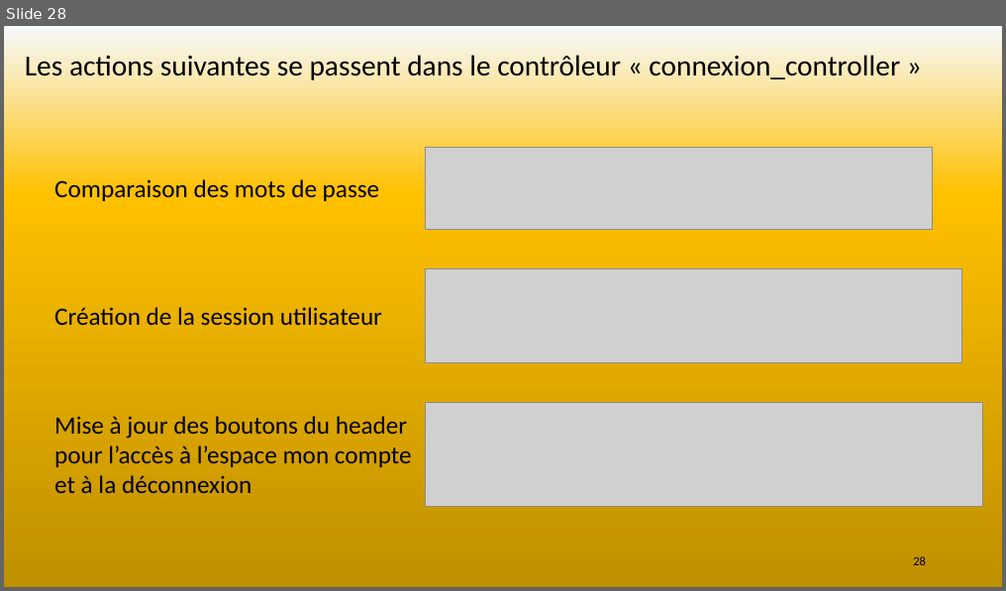
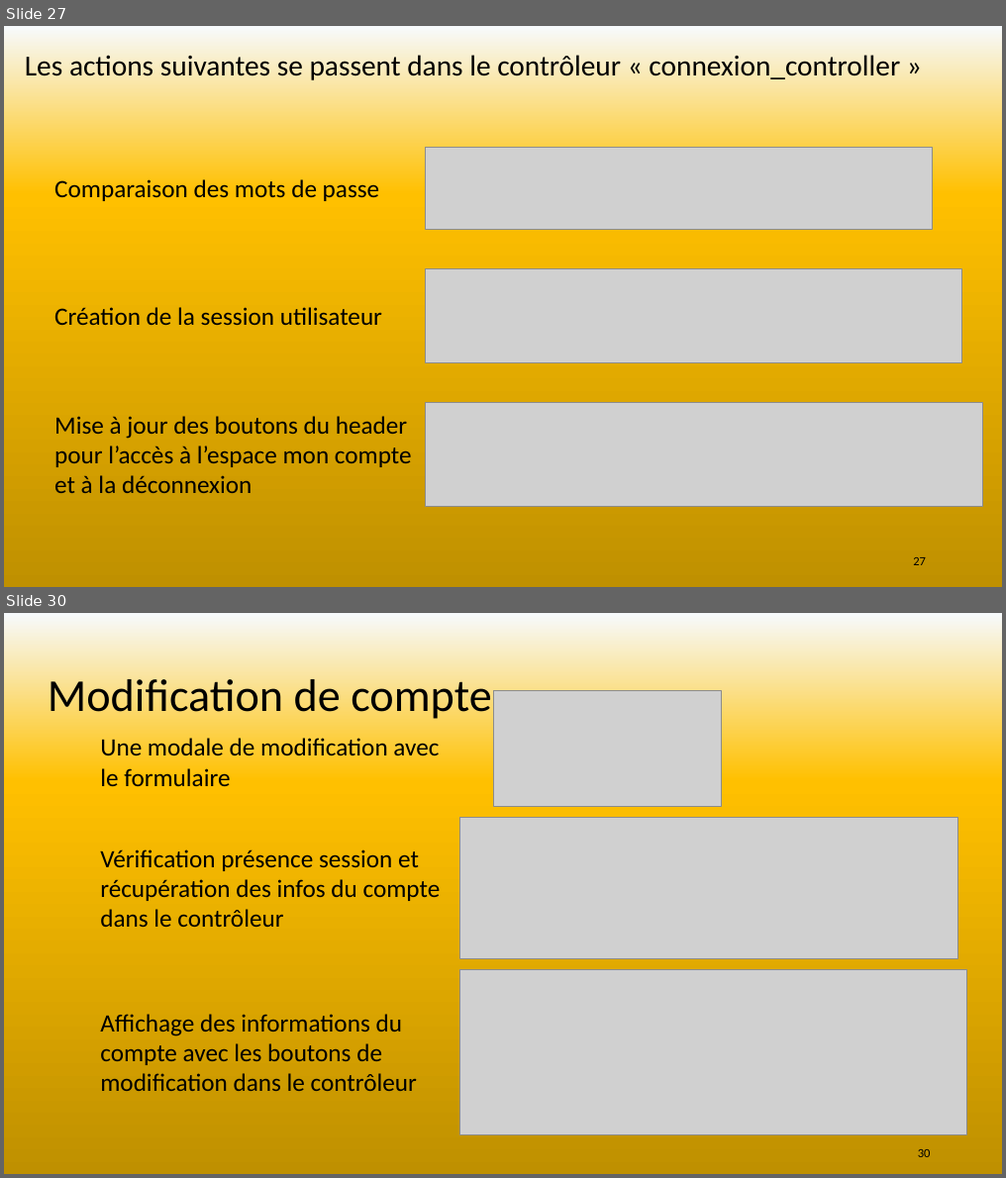
Before and after one commit to SebLeyr/Rotten_potatoes, a slide deck: Conception/Rotten potatoes.pptx. Shown one above the other, each under a label of ours: slide 28 before the commit, slides 27 and 30 after it; the slides between them are not shown. The pictures are 1006x591 and 1006x1178 pixels, drawn with LibreOffice and Linux fonts; fonts in the diff are those of the drawing; grey boxes stand for pictures. Boxes give left, top, right and bottom in pixels: in the first picture for what was removed or moved away, otherwise in the second. Text is boxed around its words. In the diff, an @@ line names an element or a change of style, - is before the commit and + after.

```diff
--- a/Conception/Rotten potatoes.pptx
+++ b/Conception/Rotten potatoes.pptx
@@ slide 30 added at (4,613,1002,1174), background gradient #F7FAFD to #FFC000 to #BF9000 to #FFFFFF @@
@@ title added at (48,673,491,719), 44 pt, text #000000 @@
+Modification de compte
@@ picture added at (494,691,722,807) @@
@@ text added at (100,738,439,786), 24 pt, text #000000 @@
+Une modale de modification avec le formulaire
@@ picture added at (460,817,957,959) @@
@@ text added at (100,850,441,927), 24 pt, text #000000 @@
+Vérification présence session et récupération des infos du compte dans le contrôleur
@@ picture added at (460,970,966,1136) @@
@@ text added at (100,1014,417,1091), 24 pt, text #000000 @@
+Affichage des informations du compte avec les boutons de modification dans le contrôleur
@@ page number added at (918,1150,931,1157), 12 pt, text #000000 @@
+30
@@ what was slide 28 is now slide 27 @@
@@ page number at (913,558,926,566): text changed @@
-28
+27
```
Also in this commit, not shown: 5 slides changed, 8 other slides added, 4 slides removed, 1 other file.
